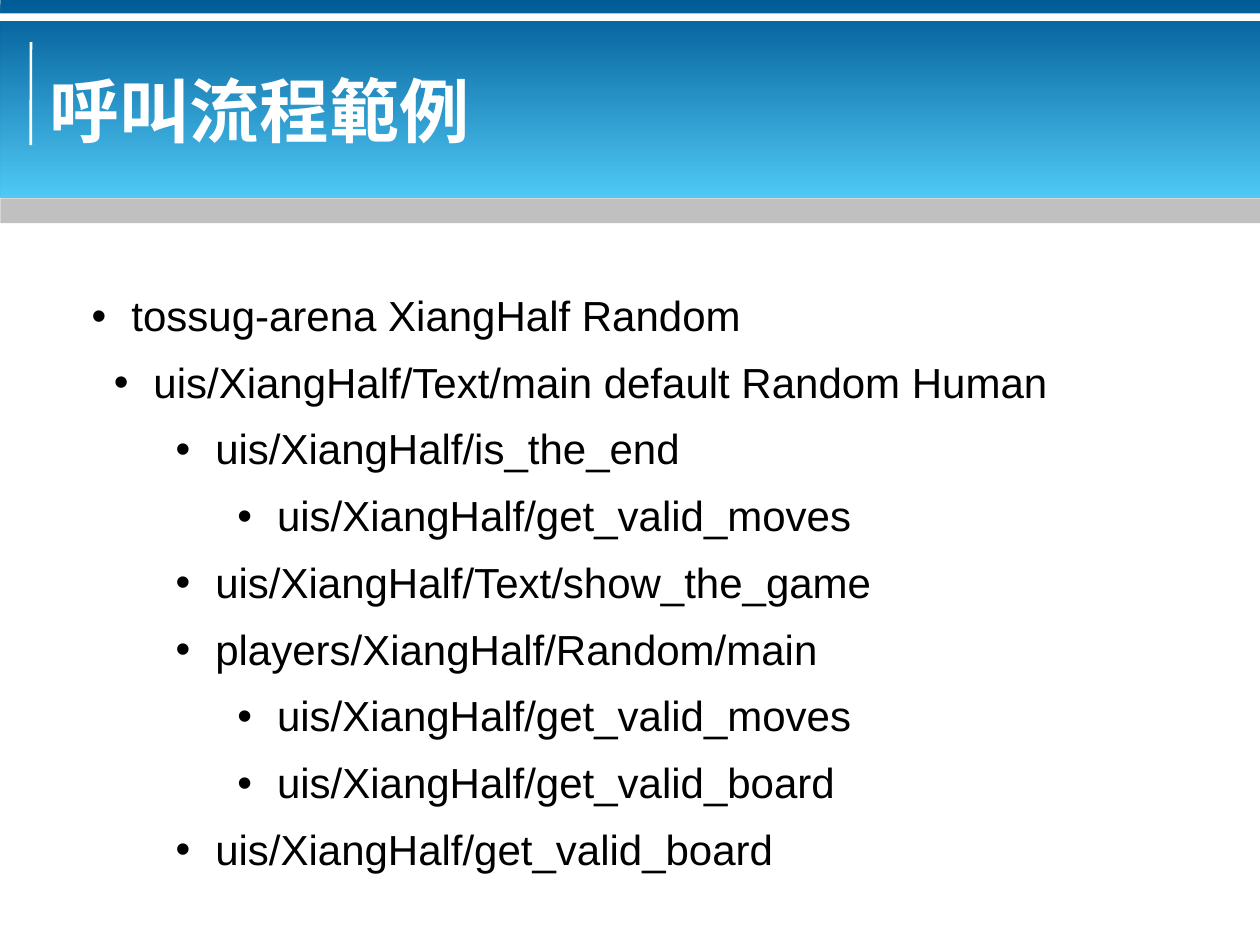
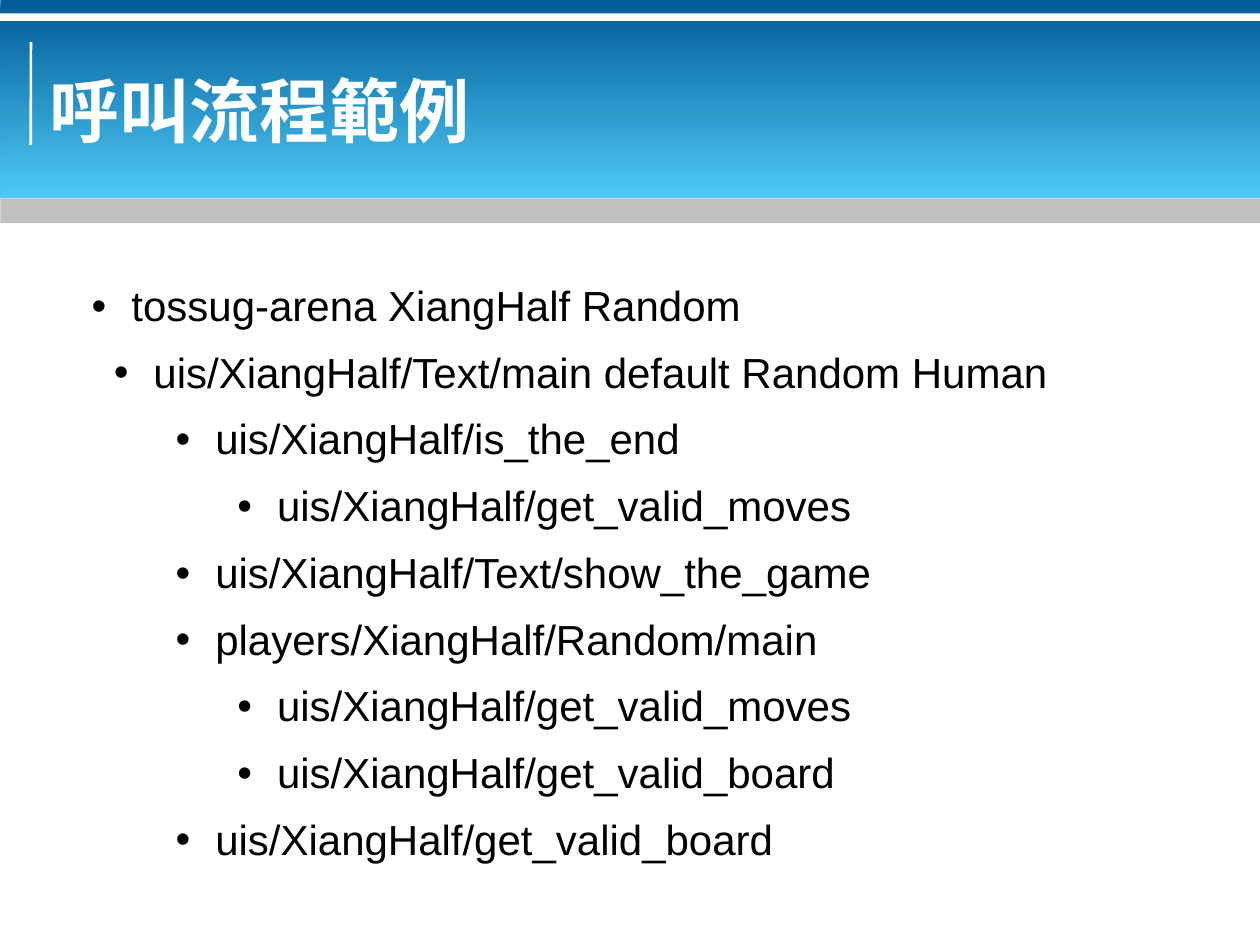
Before and after one commit to bluebat/.presentations, a slide deck: slide 4 of gamelets-arena-for-ai-players.odp. Drawn at 1260x945 pixels with LibreOffice and Linux fonts; fonts in the diff are those of the drawing; background and template pictures are left out. Boxes give left, top, right and bottom in pixels: in the first picture for what was removed or moved away, otherwise in the second. Text is boxed around its words. In the diff, an @@ line names an element or a change of style, - is before the commit and + after.

Commit message:
update tossug-arena

```diff
--- a/gamelets-arena-for-ai-players.odp
+++ b/gamelets-arena-for-ai-players.odp
@@ text "tossug-arena XiangHalf Random": place and size @@
-text "tossug-arena XiangHalf Random" at [131,300,1047,873]
+text "tossug-arena XiangHalf Random" at [131,290,1047,863]
```
Also in this commit, not shown: 3 other slides changed, 1 other file.
